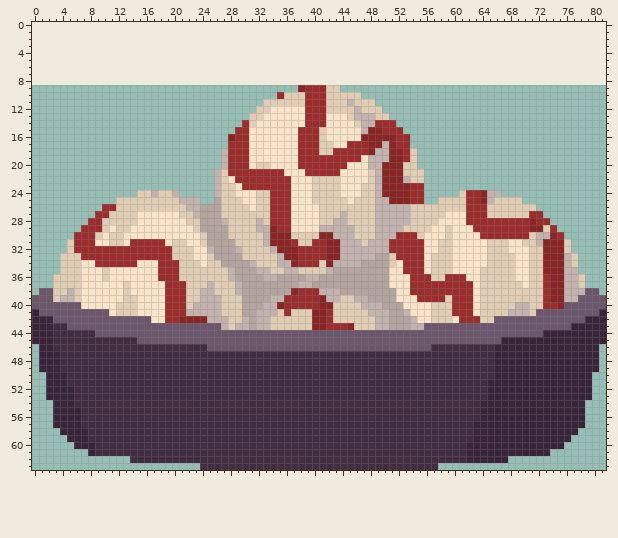
Sprite sheet -- Assets/Game/Graphics/Items/cherry icecream plate.png. Above is the file before it was changed.
The file is 82x55 pixels. The old version is drawn lined up with the new one, on the new canvas.
The same view after the edit:
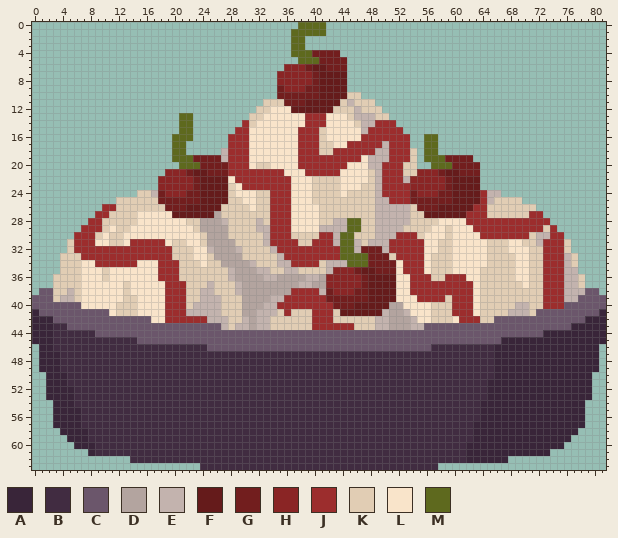
Palette (. is transparent): A #392539  B #412c41  C #6b566b  D #b3a49f  E #c3b3ae  F #651b1b  G #721e1e  H #8a2525  J #9c2d2d  K #e1cdb4  L #f9e4ca  M #5e691e
The edit:
canvas 82x55 -> 82x64, the old top-left corner now at 0,9
Changed rows in their new state; - is an unchanged pixel.
first column x 18:
 0 --------------------MMMM----------------------------------
 1 -------------------MMMMM----------------------------------
 2 -------------------MM-------------------------------------
 3 -------------------MM-------------------------------------
 4 -------------------MMMGGGG--------------------------------
 5 --------------------MMMGGGG-------------------------------
 6 ------------------HHHGFFGGG-------------------------------
 7 -----------------HHHHHGFFFF-------------------------------
 8 -----------------HHHHHGFFFF-------------------------------
 9 -----------------GHH-GGFFFF-------------------------------
10 -----------------GGGGGGFFFF-------------------------------
11 ------------------GGGFFFFF--------------------------------
12 -------------------FFFFFF---------------------------------
13 ---MM-----------------------------------------------------
14 ---MM-----------------------------------------------------
15 ---MM-------------------------JJ--------------------------
16 --MMM-----J------------------JJJJJ----MM------------------
17 --MM--------------------------JJ-J----MM------------------
18 --MM--------------------------J--JJ---MM------------------
19 --MMMGGGG------------------------JJ---MMMGGGG-------------
20 ---MMMGGGG----------------------JJJ----MMMGGGG------------
21 -HHHGFFGGG----------------------JJJ--HHHGFFGGG------------
22 HHHHHGFFFF----------------------JJJ-HHHHHGFFFF------------
23 HHHHHGFFFF----------------------JJJJHHHHHGFFFF------------
24 GHHHGGFFFF-----------------KK---JJJJGHHHGGFFFFJ-----------
25 GGGGGGFFFF-----------------K-----JJJGGGGGGFFFFJ-----------
26 -GGGFFFFF----------------------------GGGFFFFF-------------
27 --FFFFFF------------------K-----------FFFFFF--------------
28 ---------------------------MM------------------------J----
29 ----------------J----------MM------------------------JJ---
30 ----------------JJJ----JJ-MM----------------------------J-
31 ----------------JJJ-----JEMM---------------------------JJJ
32 -----------------JJJ----JJMM-GGG-----------------------JJJ
33 ------------------JJ----JJMMMMGGG----------------------JJJ
34 -------------------J----E--MMMGGGG---------------------JJJ
35 -------------------------HHHGFFGGG---------------------JJJ
36 ------------------------HHHHHGFFFF----------------------JJ
37 ------------------------HHHHHGFFFF----------------------JJ
38 -------------------J----GHHHGGFFFF----------------------JJ
39 -----------------------JGGGGGGFFFF----------------------JJ
40 -----------------J-----JJGGGFFFFF------------------------J
41 ----------------------JJ--FFFFFF--------------------------
42 ---JJJJ---------------JJ----------------------------------
43 ----------------------JJ---J------------------------------
Changed places in both pictures, as pixel boxes (x1, y1, x2, y2):
changed: (270, 22, 487, 330)
changed: (158, 113, 235, 218)
changed: (529, 218, 564, 309)
changed: (179, 316, 207, 323)
